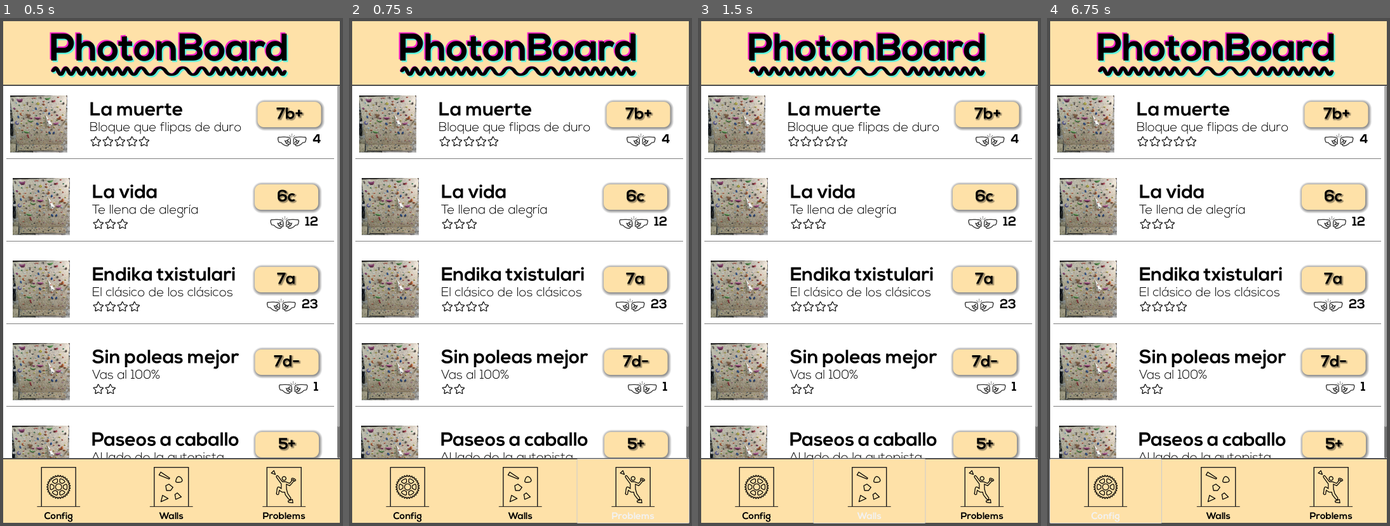
Above: before the commit, frames 1-4 (left to right).
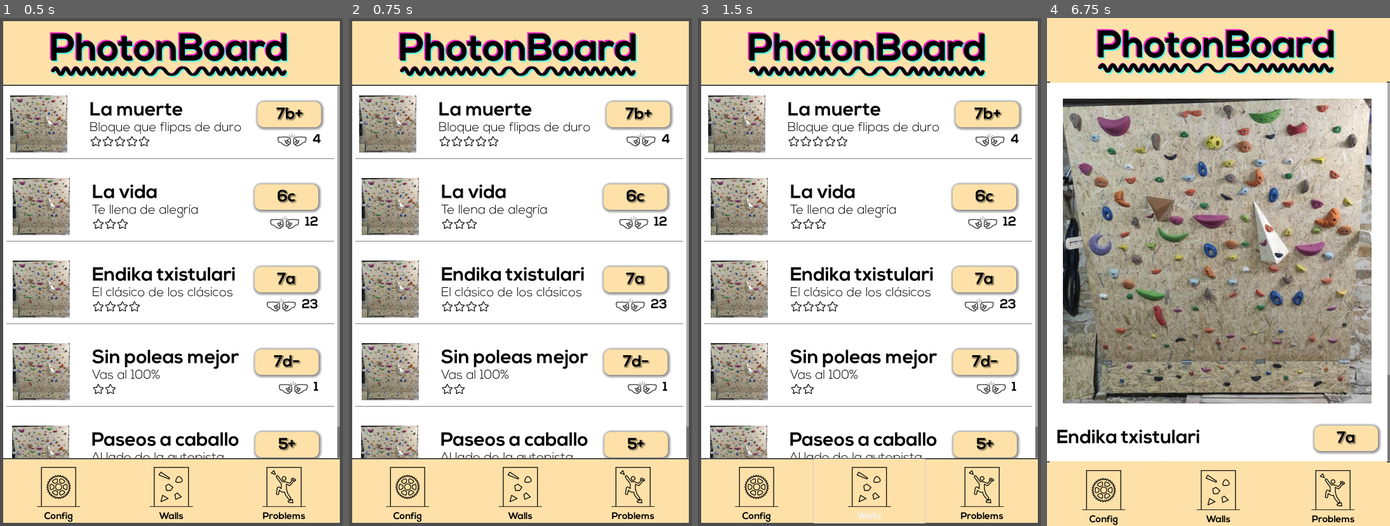
Above: after the commit, the same moments.

Repository: ladecadence/PhotonboardApp
Game: Godot game, scene res://main.tscn
Two runs of this game, one before a commit and one after it. Both use one fixed random seed, a clock stepped at 60 frames per second and the inputs below.
Inputs (mouse positions are in pixels of both pictures, inside the frame that each line leads up to):
- Up to frame 1 (0.5 s): no input
- Up to frame 2 (0.75 s): click "Problems" at 0.5 s
- Up to frame 3 (1.5 s): click "Walls" at 1.25 s
- Up to frame 4 (6.75 s): click "Walls" at 2 s; click "Problems" at 2.75 s; click "Walls" at 3.5 s; click "Problems" at 4.25 s; click "Config" at 5 s; move the mouse to (1293, 246) at 5.77 s; click (1293, 246) at 5.92 s; move the mouse to (1149, 297) at 6.52 s; click (1149, 297) at 6.67 s

Frame 1 is identical in both runs. In frame 2, 0.2% of the frame differs, in the area x 66-100%, y 86-100%; in frame 3, nothing differs; in frame 4, 65%, in the area x 0-100%, y 0-100%.

Commit message:
Re-structured project tree

Diff:
--- /dev/null
+++ b/components/content_problem.tscn
@@ -0,0 +1,170 @@
+[gd_scene load_steps=9 format=3 uid="uid://ci2i2gvdbyciv"]
+
+[ext_resource type="Script" uid="uid://condfdcskejiv" path="res://scripts/content_problem.gd" id="1_prbk5"]
+[ext_resource type="FontFile" uid="uid://lnhy5j8s4phh" path="res://fonts/Nexa Bold.otf" id="2_gikkm"]
+[ext_resource type="FontFile" uid="uid://ipbtnoe5klya" path="res://fonts/Nexa Light.otf" id="3_xd1c2"]
+[ext_resource type="FontFile" uid="uid://bbgpahlkmp2av" path="res://fonts/NotoEmoji-VariableFont_wght.ttf" id="4_lmpaw"]
+[ext_resource type="Texture2D" uid="uid://c6gxo82flq3h6" path="res://icons/sends.svg" id="5_xd1c2"]
+
+[sub_resource type="StyleBoxFlat" id="StyleBoxFlat_fla8q"]
+bg_color = Color(1, 1, 1, 1)
+
+[sub_resource type="StyleBoxFlat" id="StyleBoxFlat_lmpaw"]
+bg_color = Color(0.994083, 0.881678, 0.657324, 1)
+corner_radius_top_left = 20
+corner_radius_top_right = 20
+corner_radius_bottom_right = 20
+corner_radius_bottom_left = 20
+shadow_color = Color(0.295867, 0.295866, 0.295866, 0.6)
+shadow_size = 10
+shadow_offset = Vector2(2, 2)
+
+[sub_resource type="LabelSettings" id="LabelSettings_gdjlf"]
+font = ExtResource("2_gikkm")
+font_size = 50
+font_color = Color(0, 0, 0, 1)
+shadow_size = 10
+shadow_color = Color(0, 0, 0, 0.243137)
+shadow_offset = Vector2(3, 3)
+
+[node name="ContentProblem" type="Control"]
+layout_mode = 3
+anchors_preset = 15
+anchor_right = 1.0
+anchor_bottom = 1.0
+grow_horizontal = 2
+grow_vertical = 2
+script = ExtResource("1_prbk5")
+
+[node name="Panel" type="Panel" parent="."]
+layout_mode = 1
+anchors_preset = 15
+anchor_right = 1.0
+anchor_bottom = 1.0
+grow_horizontal = 2
+grow_vertical = 2
+theme_override_styles/panel = SubResource("StyleBoxFlat_fla8q")
+
+[node name="Scroll" type="ScrollContainer" parent="."]
+layout_mode = 1
+anchors_preset = 15
+anchor_right = 1.0
+anchor_bottom = 1.0
+grow_horizontal = 2
+grow_vertical = 2
+
+[node name="MarginPrincipal" type="MarginContainer" parent="Scroll"]
+layout_mode = 2
+size_flags_horizontal = 3
+size_flags_vertical = 3
+theme_override_constants/margin_left = 30
+theme_override_constants/margin_top = 30
+theme_override_constants/margin_right = 30
+theme_override_constants/margin_bottom = 30
+
+[node name="Lista" type="VBoxContainer" parent="Scroll/MarginPrincipal"]
+layout_mode = 2
+size_flags_horizontal = 3
+size_flags_vertical = 3
+theme_override_constants/separation = 50
+
+[node name="MarginImage" type="MarginContainer" parent="Scroll/MarginPrincipal/Lista"]
+custom_minimum_size = Vector2(0, 1000)
+layout_mode = 2
+theme_override_constants/margin_left = 20
+theme_override_constants/margin_top = 20
+theme_override_constants/margin_right = 20
+theme_override_constants/margin_bottom = 20
+
+[node name="Image" type="TextureRect" parent="Scroll/MarginPrincipal/Lista/MarginImage"]
+layout_mode = 2
+
+[node name="HBoxContainerNombre" type="HBoxContainer" parent="Scroll/MarginPrincipal/Lista"]
+layout_mode = 2
+theme_override_constants/separation = 50
+
+[node name="Name" type="Label" parent="Scroll/MarginPrincipal/Lista/HBoxContainerNombre"]
+layout_mode = 2
+theme_override_colors/font_color = Color(0, 0, 0, 1)
+theme_override_fonts/font = ExtResource("2_gikkm")
+theme_override_font_sizes/font_size = 60
+text = "La muerte"
+
+[node name="MarginContainer" type="MarginContainer" parent="Scroll/MarginPrincipal/Lista/HBoxContainerNombre"]
+layout_mode = 2
+size_flags_horizontal = 10
+
+[node name="CenterContainer" type="CenterContainer" parent="Scroll/MarginPrincipal/Lista/HBoxContainerNombre/MarginContainer"]
+layout_mode = 2
+
+[node name="Panel" type="Panel" parent="Scroll/MarginPrincipal/Lista/HBoxContainerNombre/MarginContainer/CenterContainer"]
+custom_minimum_size = Vector2(200, 80)
+layout_mode = 2
+theme_override_styles/panel = SubResource("StyleBoxFlat_lmpaw")
+
+[node name="Grade" type="Label" parent="Scroll/MarginPrincipal/Lista/HBoxContainerNombre/MarginContainer/CenterContainer/Panel"]
+layout_mode = 1
+anchors_preset = 8
+anchor_left = 0.5
+anchor_top = 0.5
+anchor_right = 0.5
+anchor_bottom = 0.5
+offset_left = -41.0
+offset_top = -25.5
+offset_right = 41.0
+offset_bottom = 25.5
+grow_horizontal = 2
+grow_vertical = 2
+theme_override_colors/font_color = Color(0, 0, 0, 1)
+theme_override_fonts/font = ExtResource("2_gikkm")
+theme_override_font_sizes/font_size = 40
+text = "7a+"
+label_settings = SubResource("LabelSettings_gdjlf")
+horizontal_alignment = 1
+vertical_alignment = 1
+
+[node name="MarginContainer2" type="MarginContainer" parent="Scroll/MarginPrincipal/Lista"]
+layout_mode = 2
+theme_override_constants/margin_left = 20
+theme_override_constants/margin_top = 20
+theme_override_constants/margin_right = 20
+theme_override_constants/margin_bottom = 20
+
+[node name="Description" type="Label" parent="Scroll/MarginPrincipal/Lista"]
+layout_mode = 2
+theme_override_colors/font_color = Color(0, 0, 0, 1)
+theme_override_fonts/font = ExtResource("3_xd1c2")
+theme_override_font_sizes/font_size = 40
+text = "Bloque que flipas de duro"
+
+[node name="Stars" type="Label" parent="Scroll/MarginPrincipal/Lista"]
+layout_mode = 2
+theme_override_colors/font_color = Color(0, 0, 0, 1)
+theme_override_colors/font_shadow_color = Color(0, 0, 0, 1)
+theme_override_colors/font_outline_color = Color(0, 0, 0, 1)
+theme_override_fonts/font = ExtResource("4_lmpaw")
+theme_override_font_sizes/font_size = 30
+text = "⭐⭐⭐⭐⭐"
+
+[node name="HBoxContainer" type="HBoxContainer" parent="Scroll/MarginPrincipal/Lista"]
+layout_mode = 2
+theme_override_constants/separation = 100
+
+[node name="Sends" type="HBoxContainer" parent="Scroll/MarginPrincipal/Lista/HBoxContainer"]
+layout_mode = 2
+size_flags_horizontal = 8
+theme_override_constants/separation = 20
+alignment = 1
+
+[node name="Icon" type="TextureRect" parent="Scroll/MarginPrincipal/Lista/HBoxContainer/Sends"]
+layout_mode = 2
+texture = ExtResource("5_xd1c2")
+expand_mode = 3
+
+[node name="Number" type="Label" parent="Scroll/MarginPrincipal/Lista/HBoxContainer/Sends"]
+layout_mode = 2
+theme_override_colors/font_color = Color(0, 0, 0, 1)
+theme_override_fonts/font = ExtResource("2_gikkm")
+theme_override_font_sizes/font_size = 40
+text = "3"
+vertical_alignment = 1
--- a/content_problems.tscn
+++ b/components/content_problems.tscn
@@ -1,7 +1,7 @@
 [gd_scene load_steps=4 format=3 uid="uid://c6n48gbwp3vmj"]
 
-[ext_resource type="Script" uid="uid://c4nertlp2cjy2" path="res://content_problems.gd" id="1_k2ub7"]
-[ext_resource type="PackedScene" uid="uid://dhrusiovpcgwn" path="res://problem_card.tscn" id="1_v2aux"]
+[ext_resource type="Script" uid="uid://c4nertlp2cjy2" path="res://scripts/content_problems.gd" id="1_k2ub7"]
+[ext_resource type="PackedScene" uid="uid://dhrusiovpcgwn" path="res://components/problem_card.tscn" id="1_v2aux"]
 
 [sub_resource type="StyleBoxFlat" id="StyleBoxFlat_ofblv"]
 bg_color = Color(1, 1, 1, 1)
--- a/problem_card.tscn
+++ b/components/problem_card.tscn
@@ -1,11 +1,11 @@
-[gd_scene load_steps=10 format=3 uid="uid://dhrusiovpcgwn"]
+[gd_scene load_steps=11 format=3 uid="uid://dhrusiovpcgwn"]
 
-[ext_resource type="Texture2D" uid="uid://cbqf5tgsauwlo" path="res://images/wall0001.jpg" id="1_hgqd4"]
-[ext_resource type="Script" uid="uid://dvk36f04teryn" path="res://problem_card.gd" id="1_hkuyd"]
-[ext_resource type="FontFile" uid="uid://lnhy5j8s4phh" path="res://fonts/Nexa Bold.otf" id="2_qoj3j"]
-[ext_resource type="FontFile" uid="uid://ipbtnoe5klya" path="res://fonts/Nexa Light.otf" id="3_rxi5p"]
-[ext_resource type="FontFile" uid="uid://bbgpahlkmp2av" path="res://fonts/NotoEmoji-VariableFont_wght.ttf" id="4_wy6tj"]
-[ext_resource type="Texture2D" uid="uid://c6gxo82flq3h6" path="res://icons/sends.svg" id="5_t127i"]
+[ext_resource type="Script" uid="uid://dvk36f04teryn" path="res://scripts/problem_card.gd" id="1_ahfcr"]
+[ext_resource type="Texture2D" uid="uid://cbqf5tgsauwlo" path="res://images/wall0001.jpg" id="2_w4s6c"]
+[ext_resource type="FontFile" uid="uid://lnhy5j8s4phh" path="res://fonts/Nexa Bold.otf" id="3_rvixg"]
+[ext_resource type="FontFile" uid="uid://ipbtnoe5klya" path="res://fonts/Nexa Light.otf" id="4_mpn5u"]
+[ext_resource type="FontFile" uid="uid://bbgpahlkmp2av" path="res://fonts/NotoEmoji-VariableFont_wght.ttf" id="5_vad8a"]
+[ext_resource type="Texture2D" uid="uid://c6gxo82flq3h6" path="res://icons/sends.svg" id="6_eywcf"]
 
 [sub_resource type="StyleBoxFlat" id="StyleBoxFlat_l6jbu"]
 bg_color = Color(1, 1, 1, 1)
@@ -25,12 +25,15 @@
 shadow_offset = Vector2(2, 2)
 
 [sub_resource type="LabelSettings" id="LabelSettings_0sn2k"]
-font = ExtResource("2_qoj3j")
+font = ExtResource("3_rvixg")
 font_size = 50
 font_color = Color(0, 0, 0, 1)
 shadow_size = 10
 shadow_color = Color(0, 0, 0, 0.243137)
 shadow_offset = Vector2(3, 3)
+
+[sub_resource type="StyleBoxFlat" id="StyleBoxFlat_atstd"]
+bg_color = Color(0, 0, 0, 0)
 
 [node name="ProblemCard" type="MarginContainer"]
 custom_minimum_size = Vector2(0, 240)
@@ -43,7 +46,7 @@
 theme_override_constants/margin_top = 10
 theme_override_constants/margin_right = 10
 theme_override_constants/margin_bottom = 10
-script = ExtResource("1_hkuyd")
+script = ExtResource("1_ahfcr")
 
 [node name="Fondo" type="Panel" parent="."]
 layout_mode = 2
@@ -145,16 +148,23 @@
 
 [node name="Icon" type="TextureRect" parent="Fondo/HBoxContainer/Data/Sends"]
 layout_mode = 2
-texture = ExtResource("5_t127i")
+texture = ExtResource("6_eywcf")
 expand_mode = 3
 
 [node name="Number" type="Label" parent="Fondo/HBoxContainer/Data/Sends"]
 layout_mode = 2
 theme_override_colors/font_color = Color(0, 0, 0, 1)
-theme_override_fonts/font = ExtResource("2_qoj3j")
+theme_override_fonts/font = ExtResource("3_rvixg")
 theme_override_font_sizes/font_size = 40
 text = "3"
 vertical_alignment = 1
 
 [node name="MarginContainer2" type="MarginContainer" parent="Fondo/HBoxContainer"]
 layout_mode = 2
+
+[node name="PanelEvents" type="Panel" parent="."]
+z_index = 10
+layout_mode = 2
+theme_override_styles/panel = SubResource("StyleBoxFlat_atstd")
+
+[connection signal="gui_input" from="PanelEvents" to="." method="_on_panel_events_gui_input"]
--- a/content_problem.gd
+++ /dev/null
@@ -1,12 +0,0 @@
-extends Control
-
-const Hold = preload("res://scripts/Hold.gd")
-const Problem = preload("res://scripts/Problem.gd")
-
-func _ready() -> void:
-	pass
-
-func loadData(data: Problem):
-	$Scroll/Lista/MarginContainer/Image.texture = ImageTexture.create_from_image(Image.load_from_file("res://images/wall0001.jpg"))
-	$Scroll/Lista/Name.text = data.name
-	$Scroll/Lista/Description.text = data.description
--- a/content_problem.tscn
+++ /dev/null
@@ -1,55 +0,0 @@
-[gd_scene load_steps=3 format=3 uid="uid://ci2i2gvdbyciv"]
-
-[ext_resource type="Script" uid="uid://condfdcskejiv" path="res://content_problem.gd" id="1_prbk5"]
-
-[sub_resource type="StyleBoxFlat" id="StyleBoxFlat_fla8q"]
-bg_color = Color(1, 1, 1, 1)
-
-[node name="ContentProblem" type="Control"]
-layout_mode = 3
-anchors_preset = 15
-anchor_right = 1.0
-anchor_bottom = 1.0
-grow_horizontal = 2
-grow_vertical = 2
-script = ExtResource("1_prbk5")
-
-[node name="Panel" type="Panel" parent="."]
-layout_mode = 1
-anchors_preset = 15
-anchor_right = 1.0
-anchor_bottom = 1.0
-grow_horizontal = 2
-grow_vertical = 2
-theme_override_styles/panel = SubResource("StyleBoxFlat_fla8q")
-
-[node name="Scroll" type="ScrollContainer" parent="."]
-layout_mode = 1
-anchors_preset = 15
-anchor_right = 1.0
-anchor_bottom = 1.0
-grow_horizontal = 2
-grow_vertical = 2
-
-[node name="Lista" type="VBoxContainer" parent="Scroll"]
-layout_mode = 2
-size_flags_horizontal = 3
-size_flags_vertical = 3
-theme_override_constants/separation = 20
-
-[node name="MarginContainer" type="MarginContainer" parent="Scroll/Lista"]
-custom_minimum_size = Vector2(0, 1000)
-layout_mode = 2
-theme_override_constants/margin_left = 20
-theme_override_constants/margin_top = 20
-theme_override_constants/margin_right = 20
-theme_override_constants/margin_bottom = 20
-
-[node name="Image" type="TextureRect" parent="Scroll/Lista/MarginContainer"]
-layout_mode = 2
-
-[node name="Name" type="Label" parent="Scroll/Lista"]
-layout_mode = 2
-
-[node name="Description" type="Label" parent="Scroll/Lista"]
-layout_mode = 2
--- a/icon.svg
+++ /dev/null
@@ -1 +0,0 @@
-<svg xmlns="http://www.w3.org/2000/svg" width="128" height="128"><rect width="124" height="124" x="2" y="2" fill="#363d52" stroke="#212532" stroke-width="4" rx="14"/><g fill="#fff" transform="translate(12.322 12.322)scale(.101)"><path d="M105 673v33q407 354 814 0v-33z"/><path fill="#478cbf" d="m105 673 152 14q12 1 15 14l4 67 132 10 8-61q2-11 15-15h162q13 4 15 15l8 61 132-10 4-67q3-13 15-14l152-14V427q30-39 56-81-35-59-83-108-43 20-82 47-40-37-88-64 7-51 8-102-59-28-123-42-26 43-46 89-49-7-98 0-20-46-46-89-64 14-123 42 1 51 8 102-48 27-88 64-39-27-82-47-48 49-83 108 26 42 56 81zm0 33v39c0 276 813 276 814 0v-39l-134 12-5 69q-2 10-14 13l-162 11q-12 0-16-11l-10-65H446l-10 65q-4 11-16 11l-162-11q-12-3-14-13l-5-69z"/><path d="M483 600c0 34 58 34 58 0v-86c0-34-58-34-58 0z"/><circle cx="725" cy="526" r="90"/><circle cx="299" cy="526" r="90"/></g><g fill="#414042" transform="translate(12.322 12.322)scale(.101)"><circle cx="307" cy="532" r="60"/><circle cx="717" cy="532" r="60"/></g></svg>
--- a/main.tscn
+++ b/main.tscn
@@ -1,7 +1,7 @@
 [gd_scene load_steps=9 format=3 uid="uid://minkplpia6po"]
 
 [ext_resource type="Texture2D" uid="uid://c0hna8xcjl7wq" path="res://images/title.png" id="1_7mycd"]
-[ext_resource type="PackedScene" uid="uid://c6n48gbwp3vmj" path="res://content_problems.tscn" id="2_272bh"]
+[ext_resource type="PackedScene" uid="uid://c6n48gbwp3vmj" path="res://components/content_problems.tscn" id="2_272bh"]
 [ext_resource type="FontFile" uid="uid://lnhy5j8s4phh" path="res://fonts/Nexa Bold.otf" id="3_5vw27"]
 [ext_resource type="Texture2D" uid="uid://d234w55uw8xu1" path="res://icons/config.svg" id="4_kek77"]
 [ext_resource type="Texture2D" uid="uid://xjgjr86famnv" path="res://icons/wall.svg" id="5_4c57u"]
@@ -121,3 +121,5 @@
 icon_alignment = 1
 vertical_icon_alignment = 0
 expand_icon = true
+
+[connection signal="pressed" from="VBoxContainer/Navbar/HBoxContainer/ButtonProblems" to="VBoxContainer/ContentProblems" method="_on_button_problems_pressed"]
--- a/project.godot
+++ b/project.godot
@@ -13,7 +13,6 @@
 config/name="PhotonApp"
 run/main_scene="res://main.tscn"
 config/features=PackedStringArray("4.4", "Mobile")
-config/icon="res://icon.svg"
 
 [display]
 
--- a/problem_view.tscn
+++ b/screens/problem_view.tscn
@@ -1,8 +1,9 @@
-[gd_scene load_steps=9 format=3 uid="uid://eyqahvyds7o3"]
+[gd_scene load_steps=10 format=3 uid="uid://eyqahvyds7o3"]
 
 [ext_resource type="Texture2D" uid="uid://c0hna8xcjl7wq" path="res://images/title.png" id="1_c2v25"]
-[ext_resource type="PackedScene" uid="uid://c6n48gbwp3vmj" path="res://content_problems.tscn" id="2_xva2l"]
+[ext_resource type="Script" uid="uid://d1xme41n1p2wa" path="res://scripts/problem_view.gd" id="1_xva2l"]
 [ext_resource type="FontFile" uid="uid://lnhy5j8s4phh" path="res://fonts/Nexa Bold.otf" id="3_jtt6i"]
+[ext_resource type="PackedScene" uid="uid://ci2i2gvdbyciv" path="res://components/content_problem.tscn" id="3_xva2l"]
 [ext_resource type="Texture2D" uid="uid://d234w55uw8xu1" path="res://icons/config.svg" id="4_ckrv0"]
 [ext_resource type="Texture2D" uid="uid://xjgjr86famnv" path="res://icons/wall.svg" id="5_1sxt3"]
 [ext_resource type="Texture2D" uid="uid://cvymwojed6tmb" path="res://icons/problem.svg" id="6_104qt"]
@@ -19,12 +20,13 @@
 anchor_bottom = 1.0
 grow_horizontal = 2
 grow_vertical = 2
+script = ExtResource("1_xva2l")
 
-[node name="Cabecera" type="Control" parent="."]
+[node name="Header" type="Control" parent="."]
 custom_minimum_size = Vector2(0, 200)
 layout_mode = 2
 
-[node name="Panel" type="Panel" parent="Cabecera"]
+[node name="Panel" type="Panel" parent="Header"]
 layout_mode = 1
 anchors_preset = 15
 anchor_right = 1.0
@@ -33,7 +35,7 @@
 grow_vertical = 2
 theme_override_styles/panel = SubResource("StyleBoxFlat_lcpuf")
 
-[node name="TextureRect" type="TextureRect" parent="Cabecera/Panel"]
+[node name="TextureRect" type="TextureRect" parent="Header/Panel"]
 layout_mode = 1
 anchors_preset = 8
 anchor_left = 0.5
@@ -49,8 +51,9 @@
 scale = Vector2(0.75, 0.75)
 texture = ExtResource("1_c2v25")
 
-[node name="ContentProblems" parent="." instance=ExtResource("2_xva2l")]
+[node name="ContentProblem" parent="." instance=ExtResource("3_xva2l")]
 layout_mode = 2
+size_flags_vertical = 3
 
 [node name="Navbar" type="Control" parent="."]
 custom_minimum_size = Vector2(0, 200)
@@ -112,3 +115,5 @@
 icon_alignment = 1
 vertical_icon_alignment = 0
 expand_icon = true
+
+[connection signal="pressed" from="Navbar/HBoxContainer/ButtonProblems" to="." method="_on_button_problems_pressed"]
--- /dev/null
+++ b/scripts/content_problem.gd
@@ -0,0 +1,18 @@
+extends Control
+
+const Hold = preload("res://scripts/Hold.gd")
+const Problem = preload("res://scripts/Problem.gd")
+
+func _ready() -> void:
+	pass
+
+func loadData(data: Problem):
+	$Scroll/MarginPrincipal/Lista/MarginImage/Image.set_texture(ImageTexture.create_from_image(Image.load_from_file("res://images/wall0001.jpg")))
+	$Scroll/MarginPrincipal/Lista/HBoxContainerNombre/Name.text = data.name
+	$Scroll/MarginPrincipal/Lista/HBoxContainerNombre/MarginContainer/CenterContainer/Panel/Grade.text = data.grade
+	$Scroll/MarginPrincipal/Lista/Description.text = data.description
+	# calculate stars
+	var stars = ""
+	for i in data.rating:
+		stars += "⭐"
+	$Scroll/MarginPrincipal/Lista/Stars.text = stars
--- a/content_problems.gd
+++ b/scripts/content_problems.gd
@@ -1,7 +1,7 @@
 extends Control
 
 @onready var lista = $Scroll/Lista
-@onready var card = preload("res://problem_card.tscn")
+@onready var card = preload("res://components/problem_card.tscn")
 
 # Called when the node enters the scene tree for the first time.
 func _ready() -> void:
@@ -26,3 +26,7 @@
 # Called every frame. 'delta' is the elapsed time since the previous frame.
 func _process(delta: float) -> void:
 	pass
+
+
+func _on_button_problems_pressed() -> void:
+	get_tree().change_scene_to_file("res://main.tscn")
--- a/problem_card.gd
+++ b/scripts/problem_card.gd
@@ -1,6 +1,7 @@
 extends MarginContainer
 
 const Problem = preload("res://scripts/Problem.gd")
+var problem: Problem
 
 # Called when the node enters the scene tree for the first time.
 func _ready() -> void:
@@ -12,6 +13,7 @@
 	pass
 
 func load_data(data: Problem):
+	problem = data
 	$Fondo/HBoxContainer/Descr/Name.text = data.name
 	$Fondo/HBoxContainer/Descr/Description.text = data.description
 	# calculate stars
@@ -21,3 +23,12 @@
 	$Fondo/HBoxContainer/Descr/Stars.text = stars
 	$Fondo/HBoxContainer/Data/MarginContainer/CenterContainer/Panel/Grade.text = data.grade
 	$Fondo/HBoxContainer/Data/Sends/Number.text = str(data.sends)
+
+
+func _on_panel_events_gui_input(event: InputEvent) -> void:
+	if event is InputEventMouseButton and event.button_index == MOUSE_BUTTON_LEFT and event.pressed:
+		print(event.position)
+		# load problem scene
+		var scene := preload("res://screens/problem_view.tscn").instantiate()
+		scene.loadData(problem)
+		get_tree().root.add_child(scene)
--- /dev/null
+++ b/scripts/problem_view.gd
@@ -0,0 +1,13 @@
+extends VBoxContainer
+
+class_name ProblemView
+
+const Problem = preload("res://scripts/Problem.gd")
+
+func loadData(data: Problem):
+	$ContentProblem.loadData(data)
+
+
+
+func _on_button_problems_pressed() -> void:
+		get_tree().change_scene_to_file("res://main.tscn")
Not shown: 4 places in components/problem_card.tscn that only renumber resources
Not shown, removed: icon.svg.import
Renamed: content_problem.gd.uid -> scripts/content_problem.gd.uid
Renamed: content_problems.gd.uid -> scripts/content_problems.gd.uid
Renamed: problem_card.gd.uid -> scripts/problem_card.gd.uid
Not shown, added: scripts/problem_view.gd.uid
